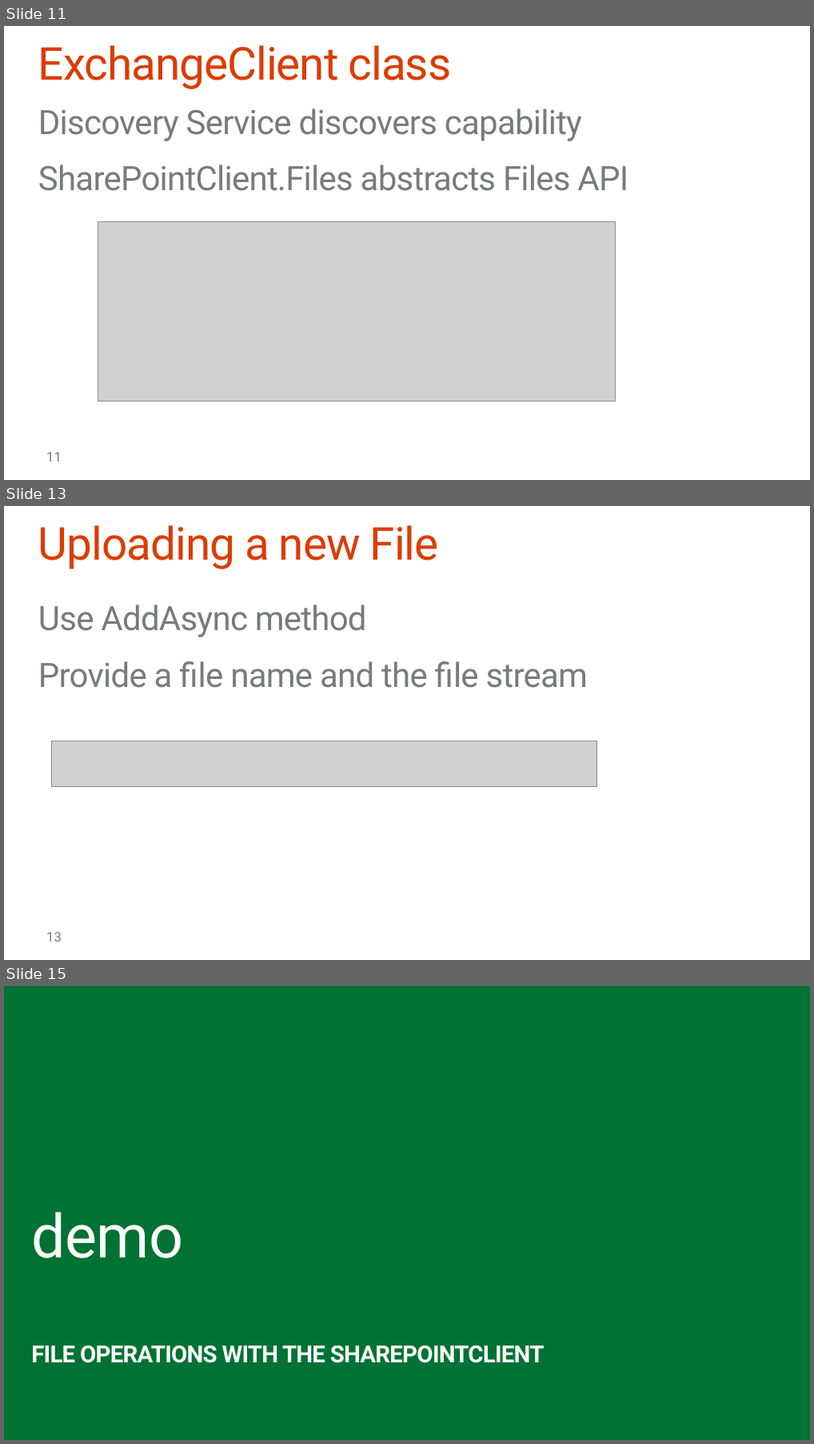
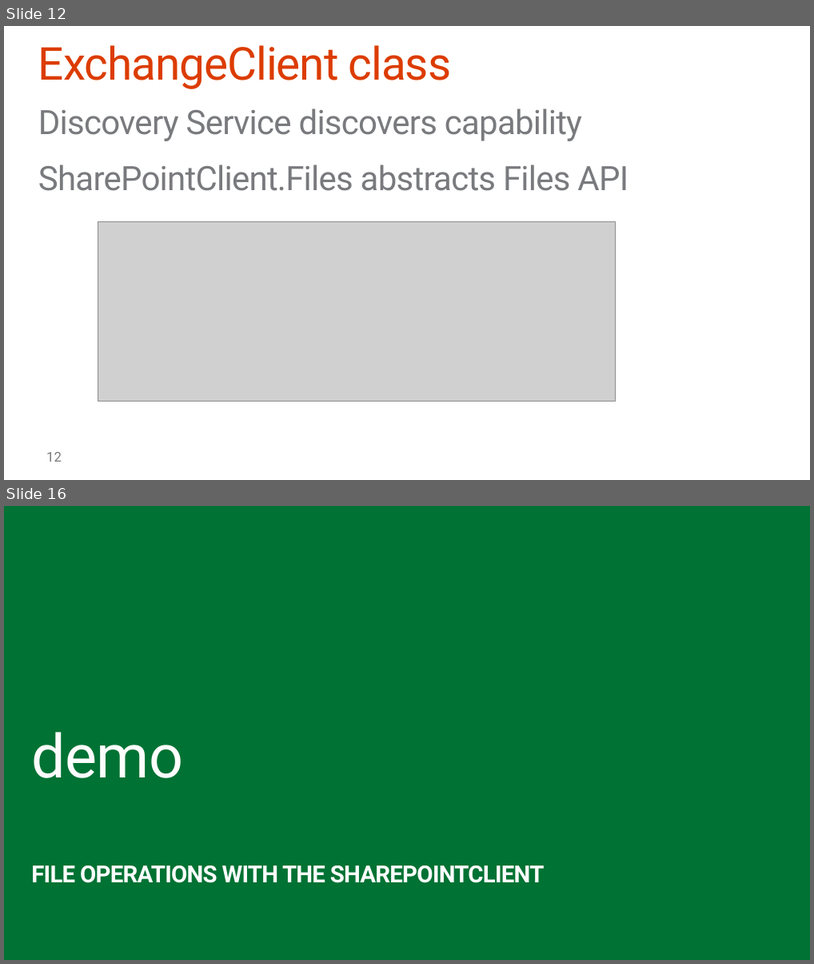
Before and after one commit to OfficeDev/TrainingContent, a slide deck: O3653-2 Deep Dive into Office 365 APIs for Calendar, Mail, and Contacts/O3653-2 Deep Dive into Office 365 APIs for Calendar, Mail, and Contacts.pptx. Shown one above the other, each under a label of ours: slides 11, 13 and 15 before the commit, slides 12 and 16 after it; the slides between them are not shown. The pictures are 814x1444 and 814x964 pixels, drawn with LibreOffice and Linux fonts; fonts in the diff are those of the drawing; grey boxes stand for pictures; background and template pictures are left out. Boxes give left, top, right and bottom in pixels: in the first picture for what was removed or moved away, otherwise in the second. Text is boxed around its words. In the diff, an @@ line names an element or a change of style, - is before the commit and + after.

```diff
--- a/O3653-2 Deep Dive into Office 365 APIs for Calendar, Mail, and Contacts/O3653-2 Deep Dive into Office 365 APIs for Calendar, Mail, and Contacts.pptx
+++ b/O3653-2 Deep Dive into Office 365 APIs for Calendar, Mail, and Contacts/O3653-2 Deep Dive into Office 365 APIs for Calendar, Mail, and Contacts.pptx
@@ slide 13 removed at <box>4,506,810,960</box>, background #FFFFFF @@
@@ title removed at <box>38,525,439,569</box> @@
-Uploading a new File
@@ text removed at <box>38,604,588,688</box> @@
-Use AddAsync method
-Provide a file name and the file stream
@@ picture removed at <box>52,740,598,787</box> @@
@@ page number removed at <box>46,932,62,941</box> @@
-13
@@ what was slide 11 is now slide 12 @@
@@ page number at <box>46,452,62,461</box>: text changed @@
-11
+12
@@ what was slide 15 is now slide 16 @@
```
Also in this commit, not shown: 3 slides changed, 4 slides added, 2 other slides removed.
